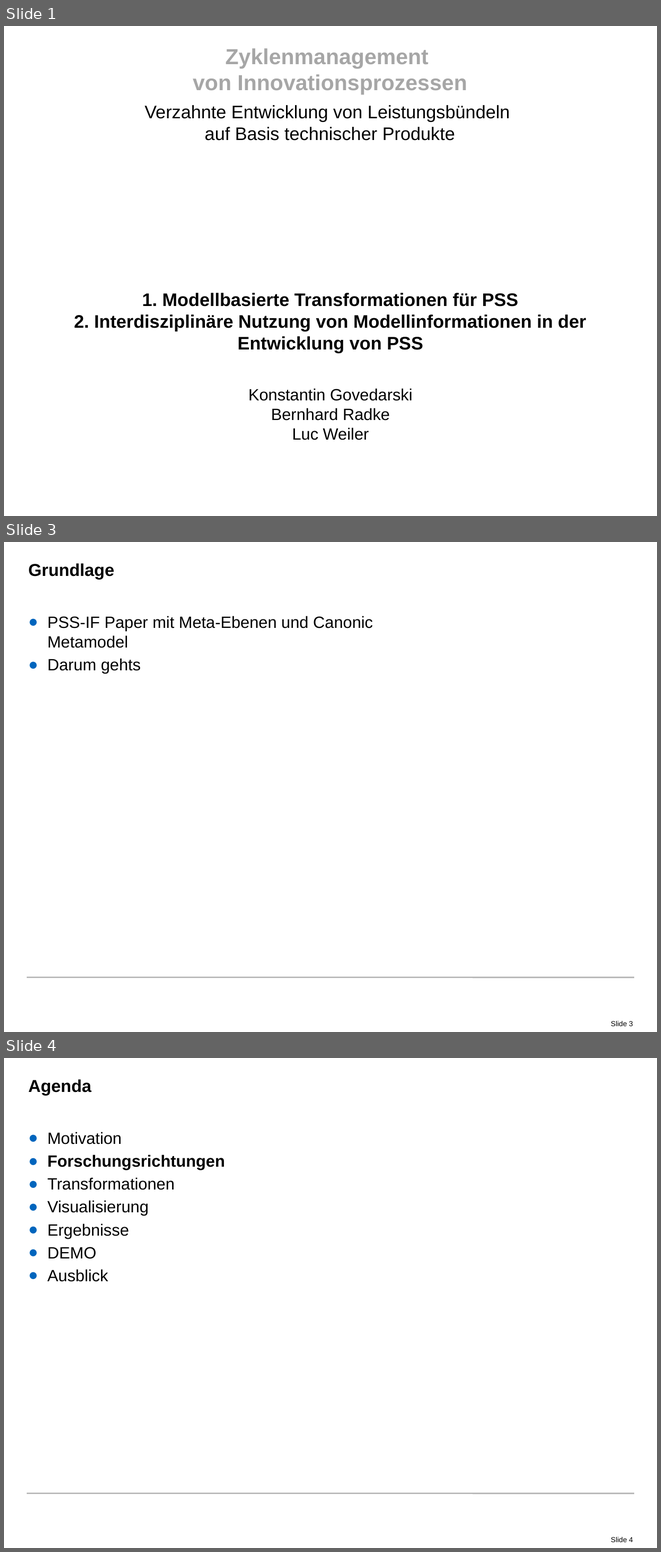
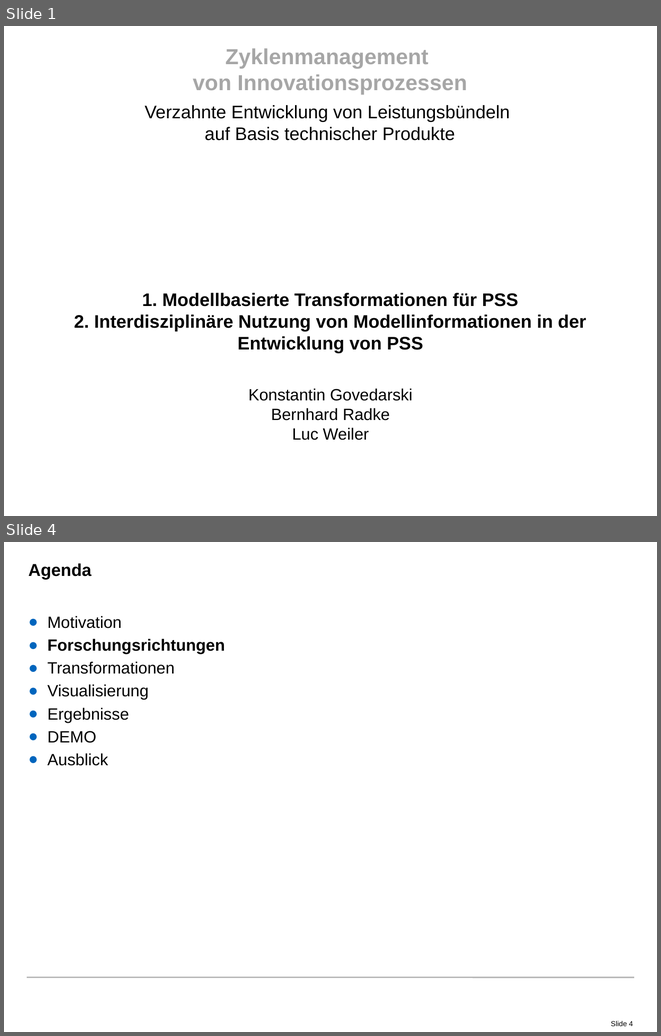
Before and after one commit to radke-tum/idp, a slide deck: pssif/doc/PSSIF.pptx. Shown one above the other, each under a label of ours: slides 1, 3 and 4 before the commit, slides 1 and 4 after it; the slides between them are not shown. The pictures are 661x1552 and 661x1036 pixels, drawn with LibreOffice and Linux fonts; fonts in the diff are those of the drawing; background and template pictures are left out. Boxes give left, top, right and bottom in pixels: in the first picture for what was removed or moved away, otherwise in the second. Text is boxed around its words. In the diff, an @@ line names an element or a change of style, - is before the commit and + after.

```diff
--- a/pssif/doc/PSSIF.pptx
+++ b/pssif/doc/PSSIF.pptx
@@ slide 3 removed at [4, 542, 657, 1032], background #FFFFFF; not listed: 2 template elements that a slide beside it also shows @@
@@ title removed at [28, 563, 114, 579] @@
-Grundlage
@@ text removed at [47, 616, 373, 673] @@
-● PSS-IF Paper mit Meta-Ebenen und Canonic Metamodel
-● Darum gehts
```
Also in this commit, not shown: 2 slides changed, 3 slides added, 1 other slide removed, 1 other file.
